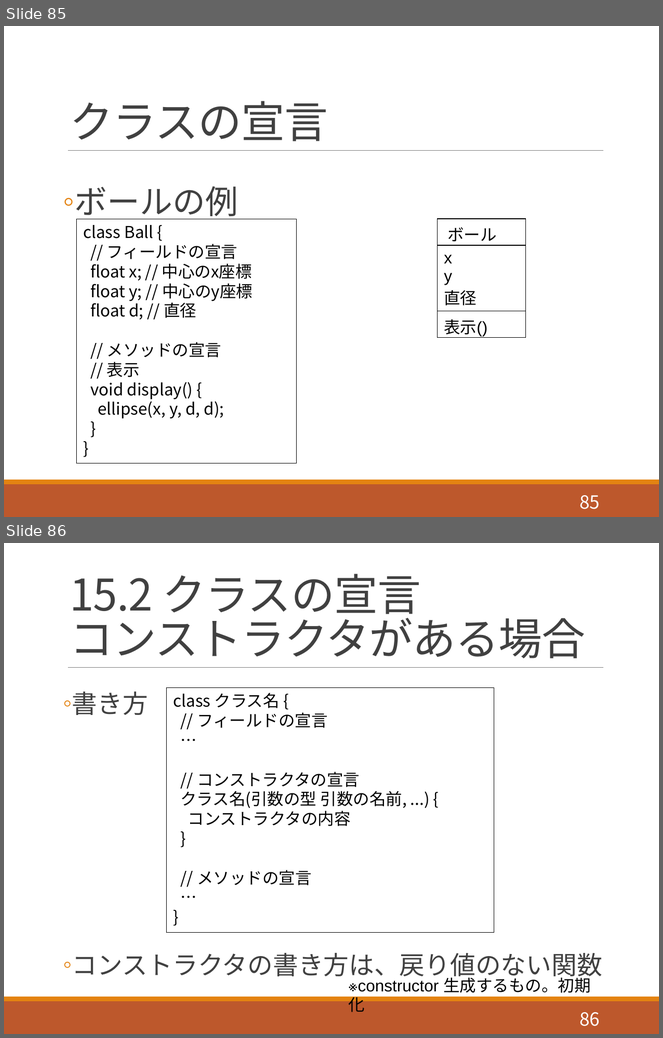
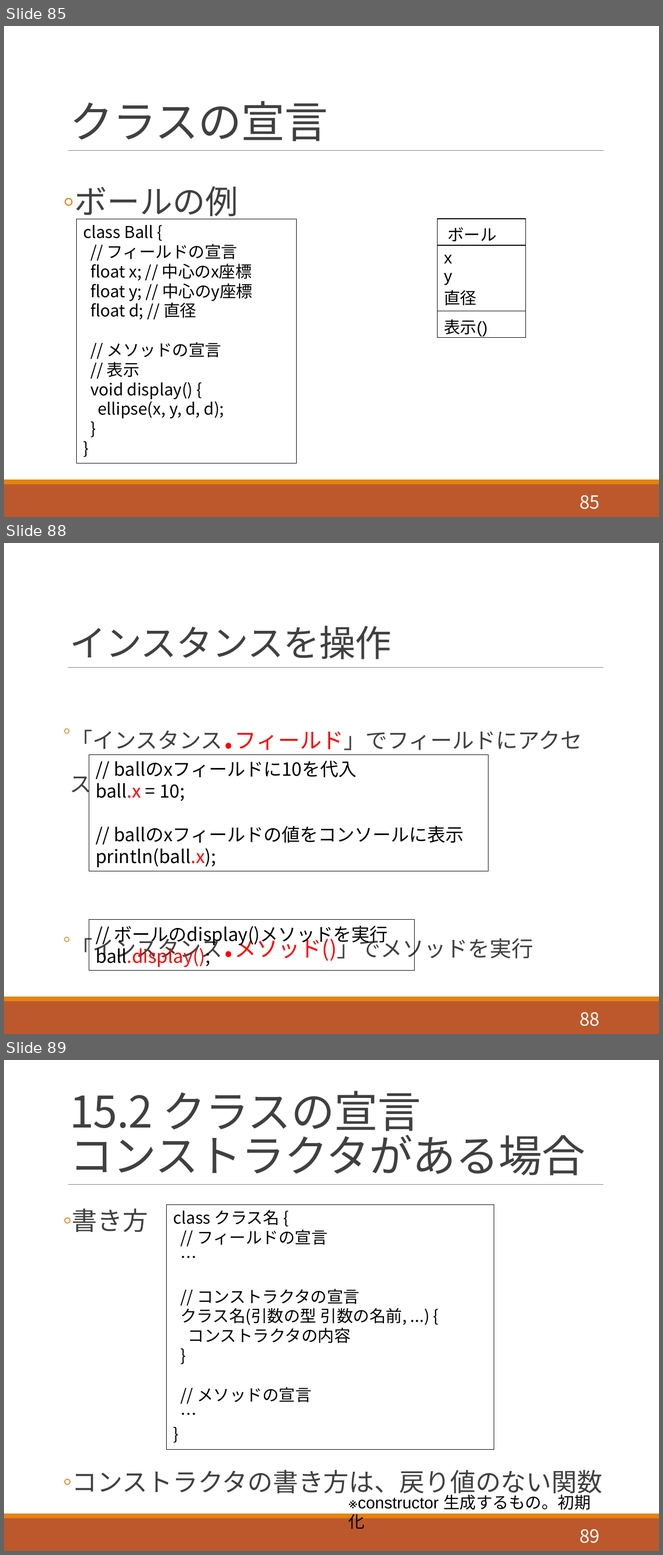
Before and after one commit to akokubo/kuroishi_ch_processing, a slide deck: slide_programming_processing.pptx. Shown one above the other, each under a label of ours: slides 85 and 86 before the commit, slides 85, 88 and 89 after it; the slides between them are not shown. The pictures are 663x1038 and 663x1555 pixels, drawn with LibreOffice and Linux fonts; fonts in the diff are those of the drawing. Boxes give left, top, right and bottom in pixels: in the first picture for what was removed or moved away, otherwise in the second. Text is boxed around its words. In the diff, an @@ line names an element or a change of style, - is before the commit and + after.

Commit message:
スライドの修正 日付の修正、オブジェクトの生成方法の追加

```diff
--- a/slide_programming_processing.pptx
+++ b/slide_programming_processing.pptx
@@ slide 88 added at (4,543,659,1034), background #FFFFFF; not listed: 3 template elements that a slide beside it also shows @@
@@ title added at (70,626,391,659), 40 pt, text #404040 @@
+インスタンスを操作
@@ text added at (70,730,582,962), 24 pt, text #404040 @@
+  ◦ 「インスタンス.フィールド」でフィールドにアクセス
+  ◦ 「インスタンス.メソッド()」でメソッドを実行
@@ rectangle added at (89,755,488,871), outline #000000 0.75 pt, 20 pt, text #000000 @@
+// ballのxフィールドに10を代入
+ball.x = 10;
+// ballのxフィールドの値をコンソールに表示
+println(ball.x);
@@ rectangle added at (89,919,415,970), outline #000000 0.75 pt, 20 pt, text #000000 @@
+// ボールのdisplay()メソッドを実行
+ball.display();
@@ page number added at (580,1013,600,1027), 20 pt, text #FFFFFF @@
+88
@@ what was slide 86 is now slide 89 @@
@@ page number at (580,1530,600,1544): text changed @@
-86
+89
```
Also in this commit, not shown: 3 slides changed, 3 other slides added, 1 other file.
